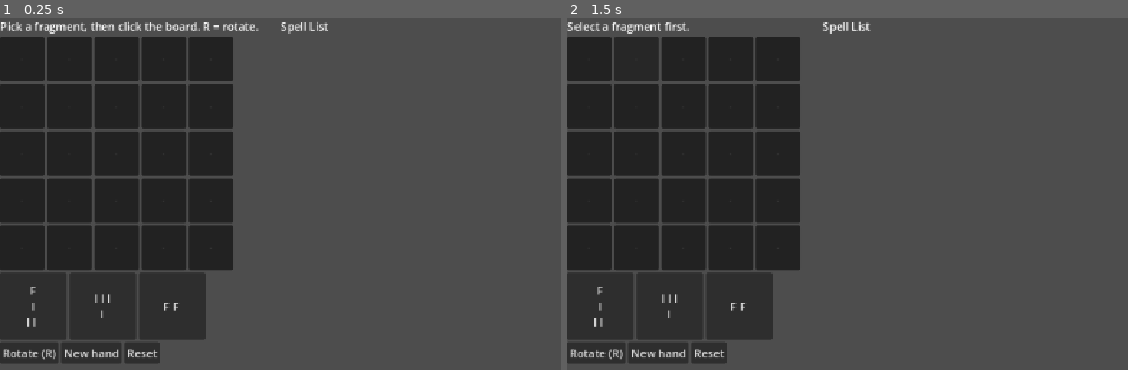
Above: before the commit, frames 1-2 (left to right).
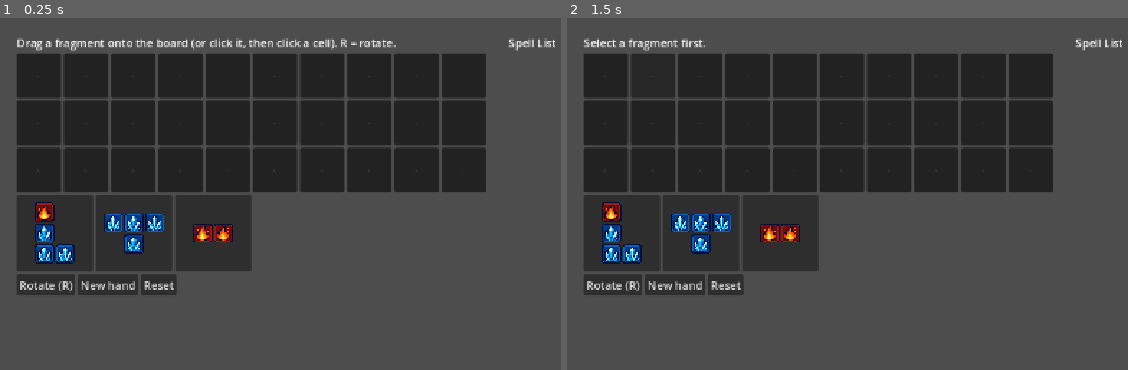
Above: after the commit, the same moments.

Repository: ShooterMK2/comp-4122-group-project
Game: Godot game, scene res://battle/battle_scene.tscn
Two runs of this game, one before a commit and one after it. Both use one fixed random seed, a clock stepped at 60 frames per second and the inputs below. Before the commit the project has no main scene; this scene is started directly in both runs.
Inputs:
- Up to frame 1 (0.25 s): no input
- Up to frame 2 (1.5 s): click "·" at 0.5 s; click "·" at 1.25 s

The runs differ from the first frame. In frame 1, 33% of the frame differs, in the area x 0-99%, y 0-99%; in frame 2, 33%.

Commit message:
Add texture import settings for universal tile and fragment data UID
Added a test demo for battle mechanism

- Created a new import configuration for the universal tile texture located at assets/texture/tiles/tile_universal.png, specifying compression settings and metadata.
- Added a UID file for fragment data to facilitate unique identification within the project.

Diff:
--- a/battle/battle_controller.gd
+++ b/battle/battle_controller.gd
@@ -1,6 +1,7 @@
 extends Control
 
 const E := BattleTypes.Element
+const PREVIEW_CELL := 28
 
 var board := CastingBoardModel.new()
 var spells: Array[SpellDefinition] = []
@@ -24,6 +25,10 @@
 func _unhandled_key_input(event: InputEvent) -> void:
 	if event is InputEventKey and event.pressed and event.keycode == KEY_R:
 		_rotate_selected()
+
+func _notification(what: int) -> void:
+	if what == NOTIFICATION_DRAG_END and not _cell_buttons.is_empty():
+		_refresh_board()
 
 # ---------- demo content ----------
 func _build_demo_spells() -> void:
@@ -56,13 +61,15 @@
 func _build_ui() -> void:
 	var root := HBoxContainer.new()
 	root.set_anchors_preset(Control.PRESET_FULL_RECT)
+	root.offset_left = 24
+	root.offset_top = 24
 	root.add_theme_constant_override("separation", 32)
 	add_child(root)
 
 	var left := VBoxContainer.new()
 	root.add_child(left)
 	_info = Label.new()
-	_info.text = "Pick a fragment, then click the board. R = rotate."
+	_info.text = "Drag a fragment onto the board (or click it, then click a cell). R = rotate."
 	left.add_child(_info)
 
 	var grid := GridContainer.new()
@@ -70,9 +77,15 @@
 	left.add_child(grid)
 	for y in board.size.y:
 		for x in board.size.x:
+			var anchor := Vector2i(x, y)
 			var b := Button.new()
 			b.custom_minimum_size = Vector2(64, 64)
-			b.pressed.connect(_on_cell_pressed.bind(Vector2i(x, y)))
+			b.expand_icon = true
+			b.icon_alignment = HORIZONTAL_ALIGNMENT_CENTER
+			b.texture_filter = CanvasItem.TEXTURE_FILTER_NEAREST
+			b.pressed.connect(_on_cell_pressed.bind(anchor))
+			b.set_drag_forwarding(Callable(),
+				_cell_can_drop.bind(anchor), _cell_drop.bind(anchor))
 			grid.add_child(b)
 			_cell_buttons.append(b)
 
@@ -103,6 +116,41 @@
 	_spell_list = VBoxContainer.new()
 	right.add_child(_spell_list)
 
+# ---------- drag and drop ----------
+func _hand_drag(_at_position: Vector2, index: int) -> Variant:
+	if index < 0 or index >= hand.size():
+		return null
+	selected = index
+	var wrapper := Control.new()
+	var ghost := _make_fragment_preview(hand[index])
+	ghost.position = Vector2(-PREVIEW_CELL / 2.0, -PREVIEW_CELL / 2.0)
+	ghost.modulate = Color(1, 1, 1, 0.8)
+	wrapper.add_child(ghost)
+	set_drag_preview(wrapper)
+	return {"hand_index": index}
+
+func _cell_can_drop(_at_position: Vector2, data: Variant, anchor: Vector2i) -> bool:
+	if not (data is Dictionary and data.has("hand_index")):
+		return false
+	var idx: int = data["hand_index"]
+	if idx < 0 or idx >= hand.size():
+		return false
+	var frag := hand[idx]
+	var ok := board.can_place(frag, anchor)
+	_show_ghost(frag, anchor, ok)
+	return ok
+
+func _cell_drop(_at_position: Vector2, data: Variant, anchor: Vector2i) -> void:
+	_try_place(data["hand_index"], anchor)
+
+func _show_ghost(frag: FragmentData, anchor: Vector2i, ok: bool) -> void:
+	_refresh_board()
+	var tint := Color(0.6, 1.0, 0.6) if ok else Color(1.0, 0.45, 0.45)
+	for c in frag.cells:
+		var p := anchor + c
+		if board.in_bounds(p):
+			_cell_buttons[p.y * board.size.x + p.x].self_modulate = tint
+
 # ---------- actions ----------
 func _draw_hand() -> void:
 	hand.clear()
@@ -118,7 +166,7 @@
 	_refresh_queue()
 
 func _rotate_selected() -> void:
-	if selected < 0:
+	if selected < 0 or selected >= hand.size():
 		return
 	hand[selected] = hand[selected].rotated_cw()
 	_refresh_hand()
@@ -131,17 +179,22 @@
 	if selected < 0:
 		_info.text = "Select a fragment first."
 		return
-	var frag := hand[selected]
+	_try_place(selected, anchor)
+
+func _try_place(index: int, anchor: Vector2i) -> void:
+	if index < 0 or index >= hand.size():
+		return
+	var frag := hand[index]
 	if not board.place(frag, anchor):
 		_info.text = "Can't place there."
 		return
-	hand.remove_at(selected)
+	hand.remove_at(index)
 	selected = -1
 	_info.text = "Placed %d tiles." % frag.cells.size()
 	_resolve_matches()
 	if hand.is_empty():
 		_draw_hand()
-	_refresh_hand()
+	_refresh_hand.call_deferred()
 
 func _resolve_matches() -> void:
 	while true:
@@ -162,20 +215,68 @@
 		for x in board.size.x:
 			var t := board.get_tile(Vector2i(x, y))
 			var b := _cell_buttons[y * board.size.x + x]
-			b.text = BattleTypes.letter_of(t)
-			b.self_modulate = Color(0.25, 0.25, 0.25) if t == BattleTypes.EMPTY else BattleTypes.color_of(t)
+			var tex := BattleTypes.texture_of(t)
+			b.icon = tex
+			if tex:
+				b.text = ""
+				b.self_modulate = Color.WHITE
+			else:
+				b.text = BattleTypes.letter_of(t)
+				b.self_modulate = Color(0.25, 0.25, 0.25) if t == BattleTypes.EMPTY \
+					else BattleTypes.color_of(t)
 
 func _refresh_hand() -> void:
 	for c in _hand_box.get_children():
 		c.queue_free()
 	for i in hand.size():
 		var b := Button.new()
-		b.text = hand[i].preview_text()
-		b.custom_minimum_size = Vector2(96, 96)
+		b.custom_minimum_size = Vector2(110, 110)
 		b.toggle_mode = true
 		b.button_pressed = (i == selected)
 		b.pressed.connect(_on_fragment_pressed.bind(i))
+		b.set_drag_forwarding(_hand_drag.bind(i), Callable(), Callable())
+		var center := CenterContainer.new()
+		center.set_anchors_preset(Control.PRESET_FULL_RECT)
+		center.mouse_filter = Control.MOUSE_FILTER_IGNORE
+		center.add_child(_make_fragment_preview(hand[i]))
+		b.add_child(center)
 		_hand_box.add_child(b)
+
+func _make_fragment_preview(f: FragmentData) -> Control:
+	var w := 0
+	var h := 0
+	for c in f.cells:
+		w = maxi(w, c.x + 1)
+		h = maxi(h, c.y + 1)
+	var grid := GridContainer.new()
+	grid.columns = w
+	grid.mouse_filter = Control.MOUSE_FILTER_IGNORE
+	grid.add_theme_constant_override("h_separation", 2)
+	grid.add_theme_constant_override("v_separation", 2)
+	for y in h:
+		for x in w:
+			var idx := f.cells.find(Vector2i(x, y))
+			var cell: Control
+			if idx < 0:
+				cell = Control.new()
+			else:
+				var e: int = f.elements[idx]
+				var tex := BattleTypes.texture_of(e)
+				if tex:
+					var tr := TextureRect.new()
+					tr.texture = tex
+					tr.expand_mode = TextureRect.EXPAND_IGNORE_SIZE
+					tr.stretch_mode = TextureRect.STRETCH_SCALE
+					tr.texture_filter = CanvasItem.TEXTURE_FILTER_NEAREST
+					cell = tr
+				else:
+					var cr := ColorRect.new()
+					cr.color = BattleTypes.color_of(e)
+					cell = cr
+			cell.custom_minimum_size = Vector2(PREVIEW_CELL, PREVIEW_CELL)
+			cell.mouse_filter = Control.MOUSE_FILTER_IGNORE
+			grid.add_child(cell)
+	return grid
 
 func _refresh_queue() -> void:
 	for c in _spell_list.get_children():
--- a/battle/battle_scene.tscn
+++ b/battle/battle_scene.tscn
@@ -1,8 +1,8 @@
-[gd_scene load_steps=2 format=3]
+[gd_scene format=3 uid="uid://dawe2dtuaxm8w"]
 
-[ext_resource type="Script" path="res://battle/battle_controller.gd" id="1"]
+[ext_resource type="Script" uid="uid://pmk3bf2yvyrl" path="res://battle/battle_controller.gd" id="1"]
 
-[node name="BattleScene" type="Control"]
+[node name="BattleScene" type="Control" unique_id=1116407092]
 layout_mode = 3
 anchors_preset = 15
 anchor_right = 1.0
--- a/battle/data/spell_definition.gd
+++ b/battle/data/spell_definition.gd
@@ -17,3 +17,9 @@
 		s.requirements.append(r)
 	s.base_damage = p_damage
 	return s
+
+func requirement_text() -> String:
+	var parts: Array[String] = []
+	for r in requirements:
+		parts.append("%d %s" % [r.min_count, BattleTypes.name_of(r.element)])
+	return "%s · %d tiles" % [", ".join(parts), pattern.cells.size()]
--- a/project.godot
+++ b/project.godot
@@ -11,6 +11,7 @@
 [application]
 
 config/name="COMP4122_GroupProject"
+run/main_scene="res://battle/battle_scene.tscn"
 config/features=PackedStringArray("4.7", "GL Compatibility")
 config/icon="res://icon.svg"
 
--- a/shared/battle_types.gd
+++ b/shared/battle_types.gd
@@ -4,7 +4,7 @@
 enum Element { NONE, UNIVERSAL, FIRE, ICE, EARTH, WIND, LIGHTNING, DARK }
 
 const EMPTY := -1
-const BOARD_SIZE := Vector2i(5, 5)
+const BOARD_SIZE := Vector2i(10, 3)
 
 const COLORS := {
 	Element.NONE: Color(0.6, 0.6, 0.6),
@@ -17,6 +17,25 @@
 	Element.DARK: Color(0.35, 0.2, 0.5),
 }
 
+const TILE_DIRS := [
+	"res://assets/texture/tiles/",
+	"res://assets/textures/tiles/",
+]
+
+# Edit these if your tile_xx names differ (e.g. "tile_flame").
+const TILE_ALIASES := {
+	Element.NONE: ["none", "00"],
+	Element.UNIVERSAL: ["universal", "wild", "01"],
+	Element.FIRE: ["fire", "02"],
+	Element.ICE: ["ice", "03"],
+	Element.EARTH: ["earth", "04"],
+	Element.WIND: ["wind", "05"],
+	Element.LIGHTNING: ["lightning", "06"],
+	Element.DARK: ["dark", "07"],
+}
+
+static var _tex_cache := {}
+
 static func color_of(e: int) -> Color:
 	return COLORS.get(e, Color(0.2, 0.2, 0.2))
 
@@ -25,3 +44,22 @@
 
 static func letter_of(e: int) -> String:
 	return "·" if e == EMPTY else Element.keys()[e].substr(0, 1)
+
+static func texture_of(e: int) -> Texture2D:
+	if e == EMPTY:
+		return null
+	if _tex_cache.has(e):
+		return _tex_cache[e]
+	var tex: Texture2D = null
+	for dir in TILE_DIRS:
+		for alias in TILE_ALIASES.get(e, []):
+			var path: String = "%stile_%s.png" % [dir, alias]
+			if ResourceLoader.exists(path):
+				tex = load(path)
+				break
+		if tex:
+			break
+	if tex == null:
+		push_warning("No tile texture found for %s" % name_of(e))
+	_tex_cache[e] = tex
+	return tex
Renamed: assets/texture/tiles/tile_universial.png -> assets/texture/tiles/tile_universal.png
Not shown, changed: assets/texture/tiles/tile_universal.png.import
Not shown, added: battle/data/fragment_data.gd.uid
